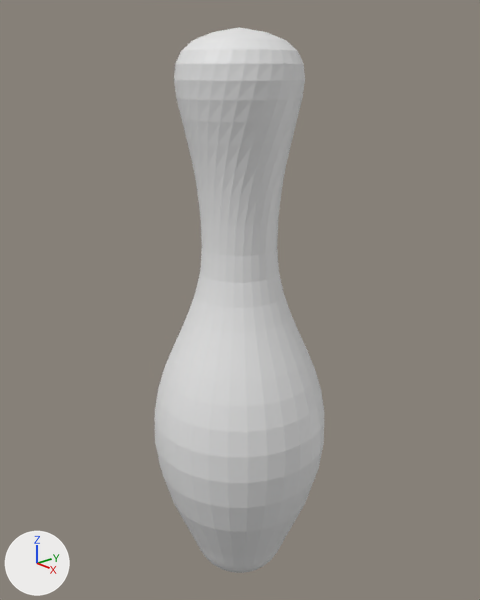
The Blender file section2/pin.blend: old version first, new version second.
Both versions are drawn from a 50 mm lens placed at (3.19, -2.77, 3.57), pointed at (-0.05, 0.04, 2.08). The axes (+X, +Y, +Z) are drawn at lower left. The lights are the same throughout.

Names of what the first picture shows: 'Pin'.
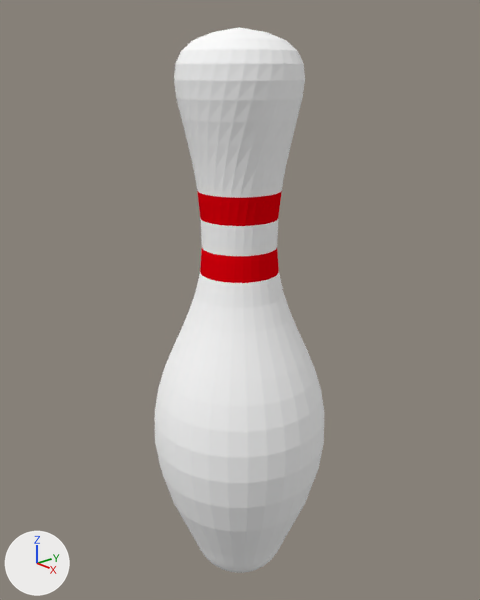
Commit message: Add red stripes to pin

The change in detail:
Material 'Pin' (mat_pin) is new.
Its base color is (1.0, 1.0, 1.0) (white #ffffff).
Material 'Stripe' (mat_stripe) is new.
Its base color is (0.8, 0.0, 0.00433) (red #e7000e).
me_mesh has 1052 vertices, 1080 faces and spans x -1.61..-0.39, y -0.6..0.6, z -3.8..0.0.
me_mesh is used by ob_pin; location (1.0, 0.0, 3.8).
me_mesh part 1: 720 of the faces centred in x -1.6..-0.4, y -0.6..0.6, z -3.8..-1.23 switch from no material to mat_pin (white #ffffff).
me_mesh part 2: 300 of the faces centred in x -1.39..-0.61, y -0.39..0.39, z -0.88..-0.02 switch from no material to mat_pin (white #ffffff).
me_mesh part 3: 60 of the faces centred in x -1.26..-0.74, y -0.26..0.26, z -1.41..-1.05 switch from no material to mat_stripe (red #e7000e).

Location of each change, (x1, y1, x2, y2) in pixels of the pictures (480 x 600 px):
part 1 of me_mesh, recoloured: (154, 218, 324, 573) in both
part 2 of me_mesh, recoloured: (174, 27, 305, 198) in both
part 3 of me_mesh, recoloured (white to red): (197, 191, 282, 283) in both
